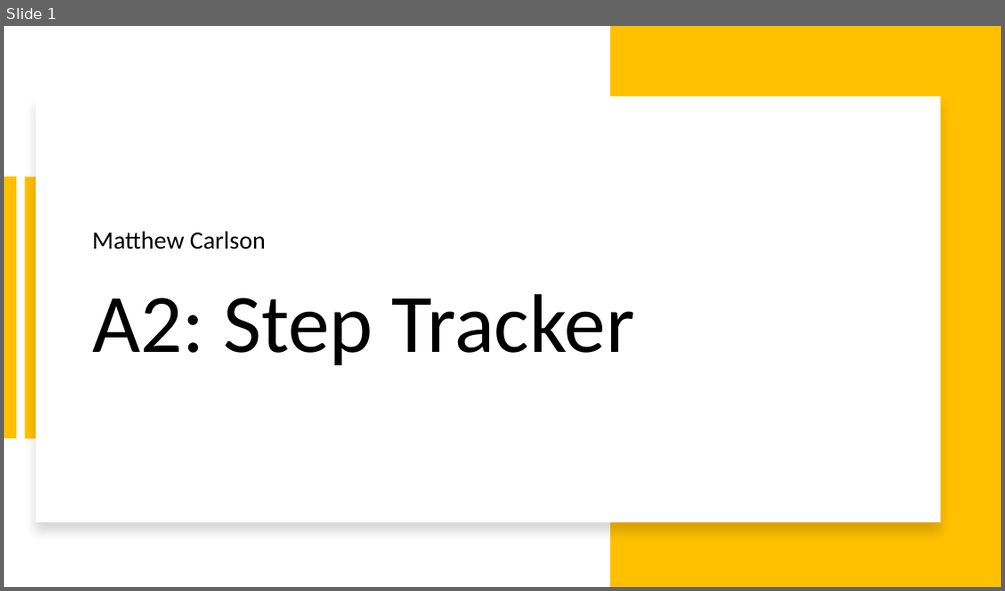
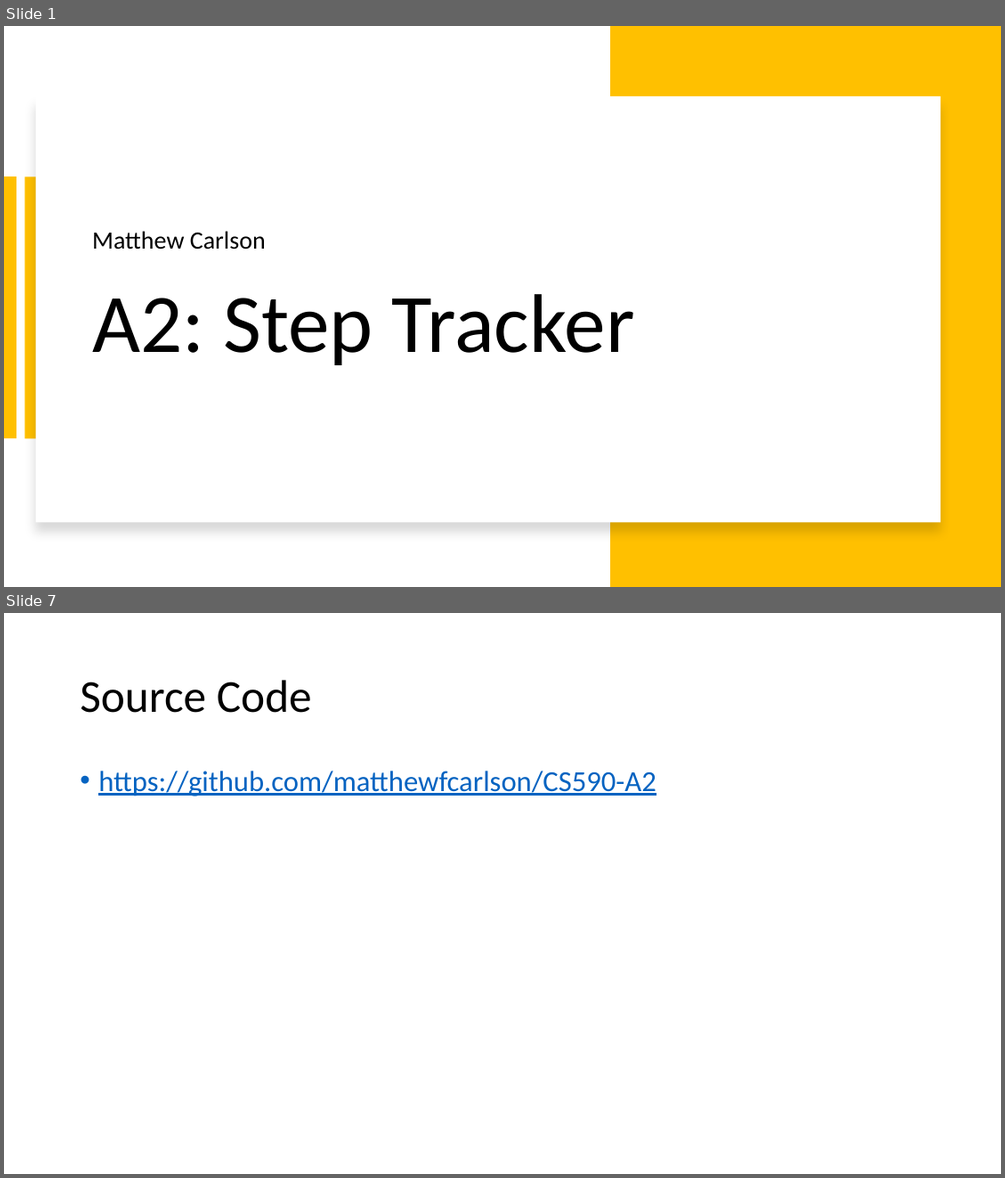
Before and after one commit to matthewfcarlson/CS590-A2, a slide deck: A2.pptx. Shown one above the other, each under a label of ours: slide 1 before the commit, slides 1 and 7 after it; the slides between them are not shown. The pictures are 1005x591 and 1005x1178 pixels, drawn with LibreOffice and Linux fonts; fonts in the diff are those of the drawing. Boxes give left, top, right and bottom in pixels: in the first picture for what was removed or moved away, otherwise in the second. Text is boxed around its words. In the diff, an @@ line names an element or a change of style, - is before the commit and + after.

```diff
--- a/A2.pptx
+++ b/A2.pptx
@@ slide 7 added at (4, 613, 1001, 1174), background #FFFFFF @@
@@ title added at (80, 680, 312, 713), 44 pt, text #000000 @@
+Source Code
@@ text added at (98, 771, 655, 796), 28 pt, text #0563C1, underline @@
+• https://github.com/matthewfcarlson/CS590-A2
```
Also in this commit, not shown: 5 other slides added, 1 slide removed, 3 other files.
